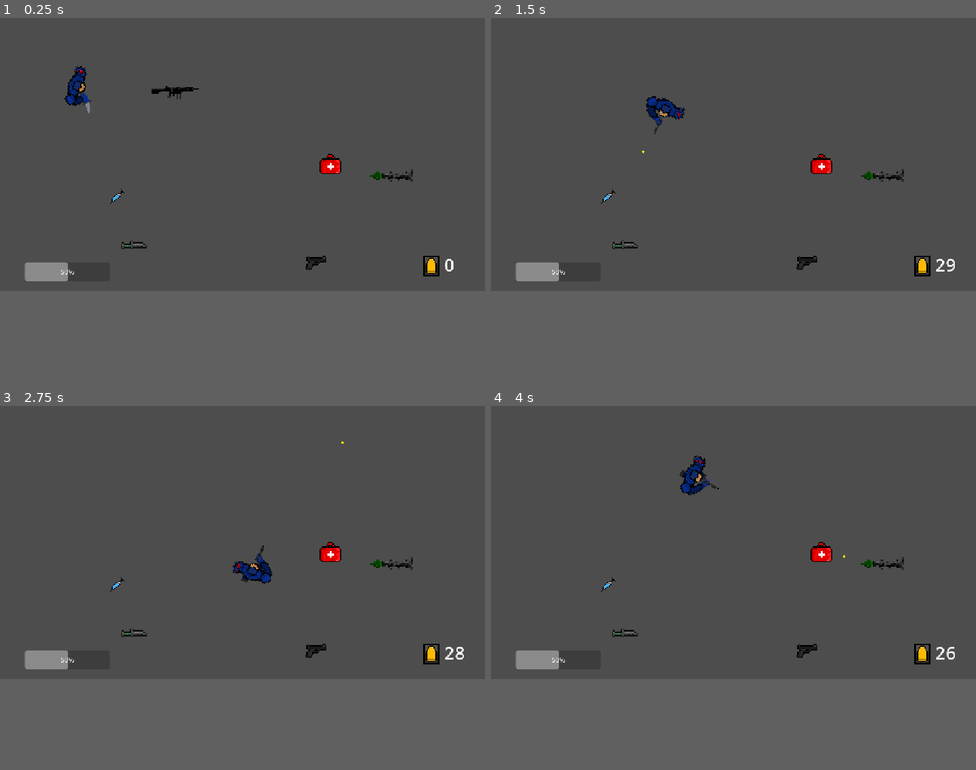
Above: before the commit, frames 1-4 (two rows, left to right).
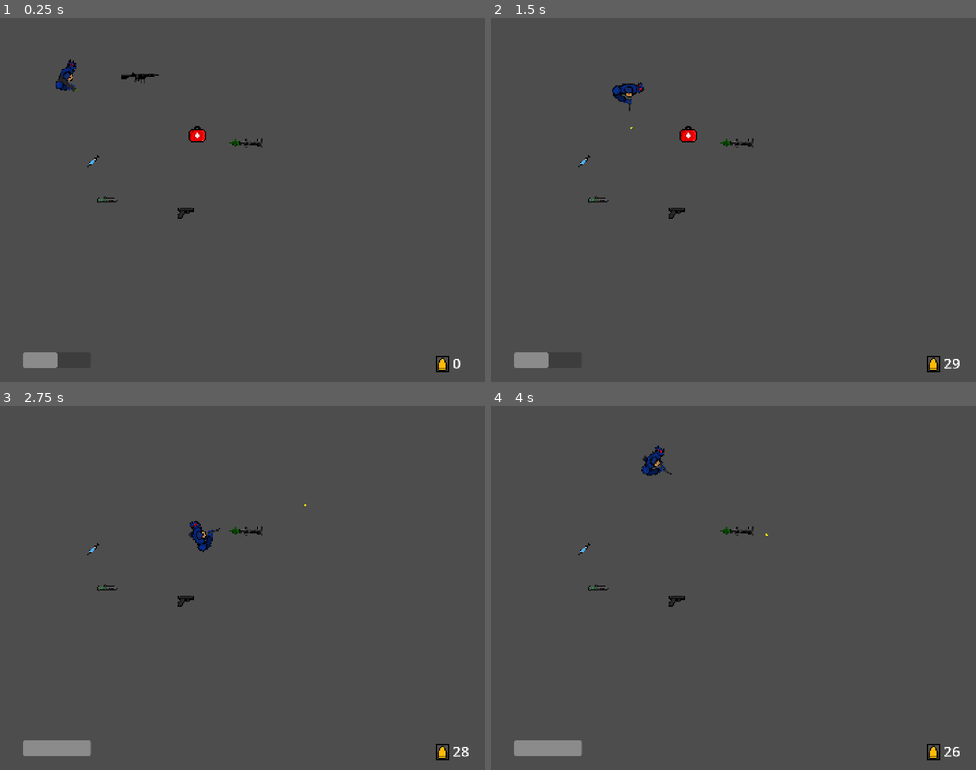
Above: after the commit, the same moments.

Repository: vladydad/Invasion_godot
Game: Godot game, scene res://Tutorial.tscn
Same seed, same stepped clock (60 frames per second), same inputs: the game is played once before the commit and once after it.
Inputs (mouse positions are in pixels of both pictures, inside the frame that each line leads up to):
- Up to frame 1 (0.25 s): no input
- Up to frame 2 (1.5 s): tap Enter at 0.5 s; move the mouse to (840, 141) at 0.52 s; hold Right (ui_right) 0.53-1.28 s; click (840, 141) at 0.6 s; move the mouse to (636, 167) at 1.27 s; hold Down (ui_down) from 1.28 s (still down); click (636, 167) at 1.35 s
- Up to frame 3 (2.75 s): move the mouse to (291, 482) at 2.02 s; release Down (ui_down) at 2.03 s; hold Right (ui_right) from 2.03 s (still down); click (291, 482) at 2.1 s
- Up to frame 4 (4 s): move the mouse to (709, 595) at 2.77 s; release Right (ui_right) at 2.78 s; hold Up (ui_up) 2.78-3.53 s; click (709, 595) at 2.85 s; move the mouse to (879, 584) at 3.52 s; hold Left (ui_left) from 3.53 s (still down); click (879, 584) at 3.6 s
In our replay, the window is 800x450 before the commit and 800x600 after it. These sizes can differ from the game's own. Grey fills any space a smaller window leaves; there, only what the larger window draws over its background counts as a difference.

The runs differ from the first frame. In frame 1, 2.7% of the frame differs, in the area x 4-95%, y 11-98%; in frame 2, 2.6%; in frame 3, 2.8%; in frame 4, 2.8%, in the area x 4-97%, y 10-98%.

Commit message:
4:3 aspce t ratio

Diff:
--- a/invasion/Tutorial.tscn
+++ b/invasion/Tutorial.tscn
@@ -9,36 +9,61 @@
 [ext_resource type="PackedScene" uid="uid://f37sgwcrfeto" path="res://pistol.tscn" id="6_hlpnd"]
 [ext_resource type="PackedScene" uid="uid://bx5e6tipyhger" path="res://chuk.tscn" id="7_73or5"]
 [ext_resource type="PackedScene" uid="uid://chmkb763owehx" path="res://bazooka.tscn" id="8_jldhp"]
+[ext_resource type="Texture2D" uid="uid://cc6i4snu8kjoq" path="res://adrenlalin overlay.png" id="10_swigd"]
+
+[sub_resource type="AtlasTexture" id="AtlasTexture_hp7xp"]
+atlas = ExtResource("10_swigd")
+region = Rect2(0, 0, 40, 30)
+
+[sub_resource type="AtlasTexture" id="AtlasTexture_tpsgm"]
+atlas = ExtResource("10_swigd")
+region = Rect2(0, 30, 40, 30)
+
+[sub_resource type="SpriteFrames" id="SpriteFrames_nfc4p"]
+animations = [{
+"frames": [{
+"duration": 1.0,
+"texture": SubResource("AtlasTexture_hp7xp")
+}, {
+"duration": 1.0,
+"texture": SubResource("AtlasTexture_tpsgm")
+}],
+"loop": 1,
+"name": &"default",
+"speed": 5.0
+}]
 
 [node name="Node2D" type="Node2D" unique_id=1503440313]
+
+[node name="HealthBar" type="ProgressBar" parent="." unique_id=228213260]
+offset_left = 68.0
+offset_top = 993.0
+offset_right = 270.0
+offset_bottom = 1038.0
+theme_override_colors/font_outline_color = Color(1, 0, 0, 1)
+show_percentage = false
 
 [node name="CharacterBody2D" parent="." unique_id=983882007 instance=ExtResource("1_jl26d")]
 position = Vector2(199, 171)
 bazooka_scene = ExtResource("2_tyy4w")
 
-[node name="HealthBar" type="ProgressBar" parent="." unique_id=228213260]
-offset_left = 59.0
-offset_top = 580.0
-offset_right = 261.0
-offset_bottom = 625.0
-
 [node name="CanvasLayer" type="CanvasLayer" parent="." unique_id=1661246907]
 
 [node name="Bullet" type="Sprite2D" parent="CanvasLayer" unique_id=1311594502]
-position = Vector2(1026, 593)
+position = Vector2(1315, 1032.125)
 scale = Vector2(2.8750014, 2.382815)
 texture = ExtResource("5_p3v23")
 
 [node name="AmmoLabel" type="Label" parent="CanvasLayer" unique_id=360457861]
-offset_left = 1055.0
-offset_top = 556.0
-offset_right = 1139.0
-offset_bottom = 615.0
+offset_left = 1344.0
+offset_top = 995.12506
+offset_right = 1428.0
+offset_bottom = 1054.125
 theme_override_font_sizes/font_size = 43
 text = "0"
 
 [node name="Area2D6" parent="." unique_id=1734879823 instance=ExtResource("6_hlpnd")]
-position = Vector2(753, 582)
+position = Vector2(554, 578)
 
 [node name="Area2D4" parent="." unique_id=202227351 instance=ExtResource("7_73or5")]
 position = Vector2(317, 538)
@@ -47,10 +72,19 @@
 position = Vector2(280, 423)
 
 [node name="Area2D2" parent="." unique_id=1439943726 instance=ExtResource("4_oiqhk")]
-position = Vector2(783, 353)
+position = Vector2(584, 349)
 
 [node name="Area2D" parent="." unique_id=2072543071 instance=ExtResource("3_fr6qw")]
 position = Vector2(419, 177)
 
 [node name="Area2D5" parent="." unique_id=256471275 instance=ExtResource("8_jldhp")]
-position = Vector2(930, 381)
+position = Vector2(731, 377)
+
+[node name="CanvasLayer2" type="CanvasLayer" parent="." unique_id=614523368]
+
+[node name="AnimatedSprite2D" type="AnimatedSprite2D" parent="CanvasLayer2" unique_id=421524590]
+visible = false
+position = Vector2(575.6666, 325.25)
+scale = Vector2(28.766666, 21.449999)
+sprite_frames = SubResource("SpriteFrames_nfc4p")
+frame_progress = 0.8389372
--- a/invasion/player.gd
+++ b/invasion/player.gd
@@ -4,16 +4,22 @@
 var speed = 280
 var health = 50
 var ammo = 0
+var fast = false
 
 @onready var health_bar = $"../HealthBar"
 
 @onready var ammo_label = $"../CanvasLayer/AmmoLabel"
 
 func highspeed():
+	fast = true
+	$"../CanvasLayer2/AnimatedSprite2D".visible = true
+	$"../CanvasLayer2/AnimatedSprite2D".play("default")
 	speed = 500
 	await get_tree().create_timer(15).timeout
 	speed = 200
 	$AnimatedSprite2D.speed_scale = 2
+	fast = false
+
 
 func maxhealth():
 	health=100
@@ -62,6 +68,14 @@
 
 func _process(delta: float) -> void:
 	look_at(get_global_mouse_position())
+
+	if weapon=="bazooka" and fast==false:
+		speed =180
+	elif weapon=="knife" and fast==false:
+		speed = 280
+	elif weapon=="pistol" and fast==false:
+		speed=280
+
 
 	var move_direction = Vector2.ZERO
 	if Input.is_action_pressed("ui_right") or Input.is_action_pressed("walkright"):
--- a/invasion/player.tscn
+++ b/invasion/player.tscn
@@ -384,8 +384,8 @@
 rotation = 1.5707964
 scale = Vector2(3.0937502, 3)
 sprite_frames = SubResource("SpriteFrames_h3o71")
-animation = &"swing"
-frame_progress = 0.82408226
+animation = &"rpg"
+frame_progress = 0.05785015
 
 [node name="goon" type="Node2D" parent="." unique_id=814750388]
 position = Vector2(50, 0)
--- a/invasion/project.godot
+++ b/invasion/project.godot
@@ -16,6 +16,8 @@
 
 [display]
 
+window/size/viewport_width=1440
+window/size/viewport_height=1080
 window/stretch/mode="canvas_items"
 window/stretch/aspect="expand"
 mouse_cursor/custom_image="uid://cw1wcg7k5l81g"
--- a/invasion/rocket.gd
+++ b/invasion/rocket.gd
@@ -14,6 +14,7 @@
 
 func _on_body_entered(body):
 	$AnimatedSprite2D.play("Explode")
+	print("boom")
 	if body.has_method("die"):
 		body.die()
 
--- a/invasion/rocket.tscn
+++ b/invasion/rocket.tscn
@@ -110,8 +110,8 @@
 rotation = 1.5707964
 scale = Vector2(0.10306611, 0.09962336)
 sprite_frames = SubResource("SpriteFrames_7xv1m")
-animation = &"Fly"
-frame_progress = 0.7698008
+animation = &"Explode"
+frame_progress = 0.5293034
 
 [node name="CollisionShape2D" type="CollisionShape2D" parent="." unique_id=1062947635]
 position = Vector2(11, 0)
Binary file added: invasion/adrenlalin overlay.png
Not shown, added: invasion/adrenlalin overlay.png.import
